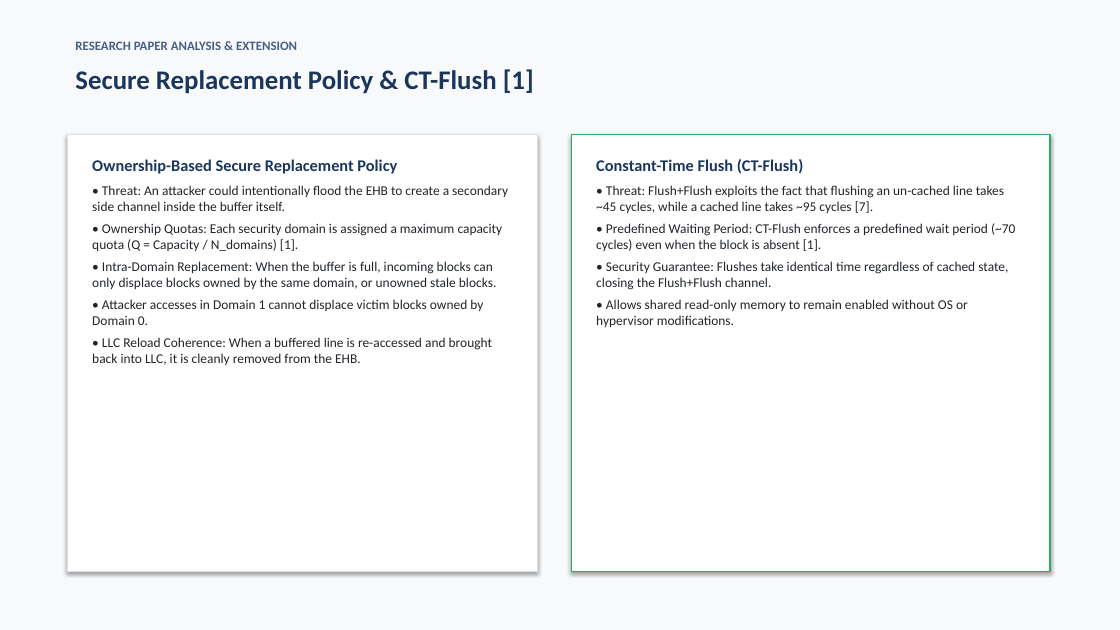
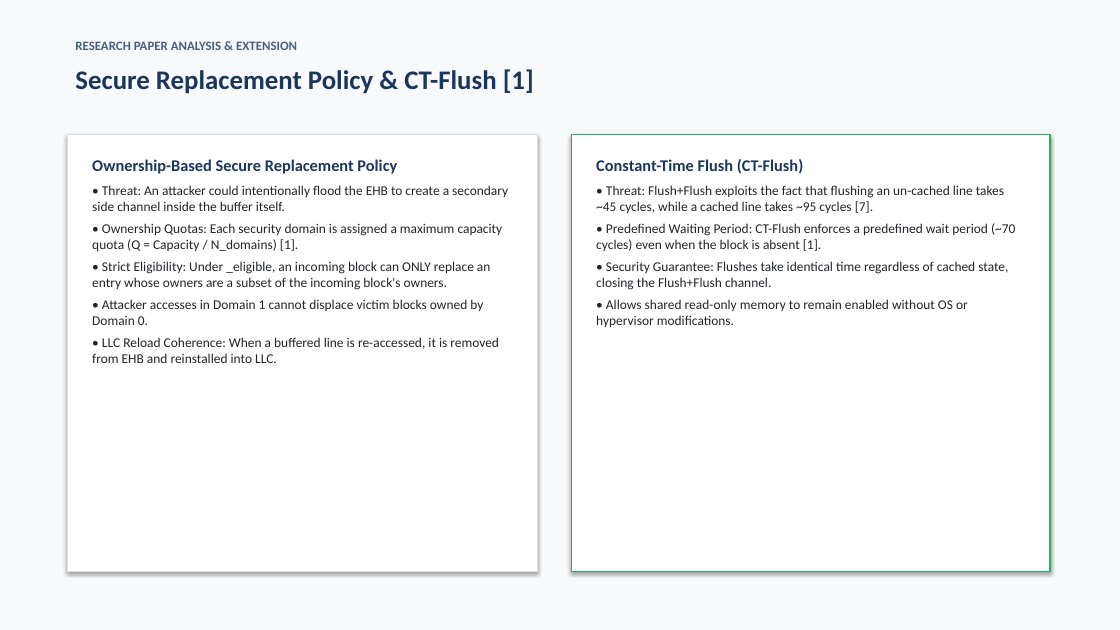
Before and after one commit to Sripadh16/IS-project, a slide deck: slide 7 of TreasureCache_Presentation.pptx. Drawn at 1120x630 pixels with LibreOffice and Linux fonts; fonts in the diff are those of the drawing. Boxes give left, top, right and bottom in pixels: in the first picture for what was removed or moved away, otherwise in the second. Text is boxed around its words. In the diff, an @@ line names an element or a change of style, - is before the commit and + after.

```diff
--- a/TreasureCache_Presentation.pptx
+++ b/TreasureCache_Presentation.pptx
@@ text at bbox=[92, 261, 490, 290]: text changed @@
-• Intra-Domain Replacement: When the buffer is full, incoming blocks can only displace blocks owned by the same domain, or unowned stale blocks.
+• Strict Eligibility: Under _eligible, an incoming block can ONLY replace an entry whose owners are a subset of the incoming block's owners.
@@ text at bbox=[92, 337, 499, 363]: text changed @@
-• LLC Reload Coherence: When a buffered line is re-accessed and brought back into LLC, it is cleanly removed from the EHB.
+• LLC Reload Coherence: When a buffered line is re-accessed, it is removed from EHB and reinstalled into LLC.
```
Also in this commit, not shown: 5 other slides changed, 2 slides added, 2 slides removed, 11 other files.
